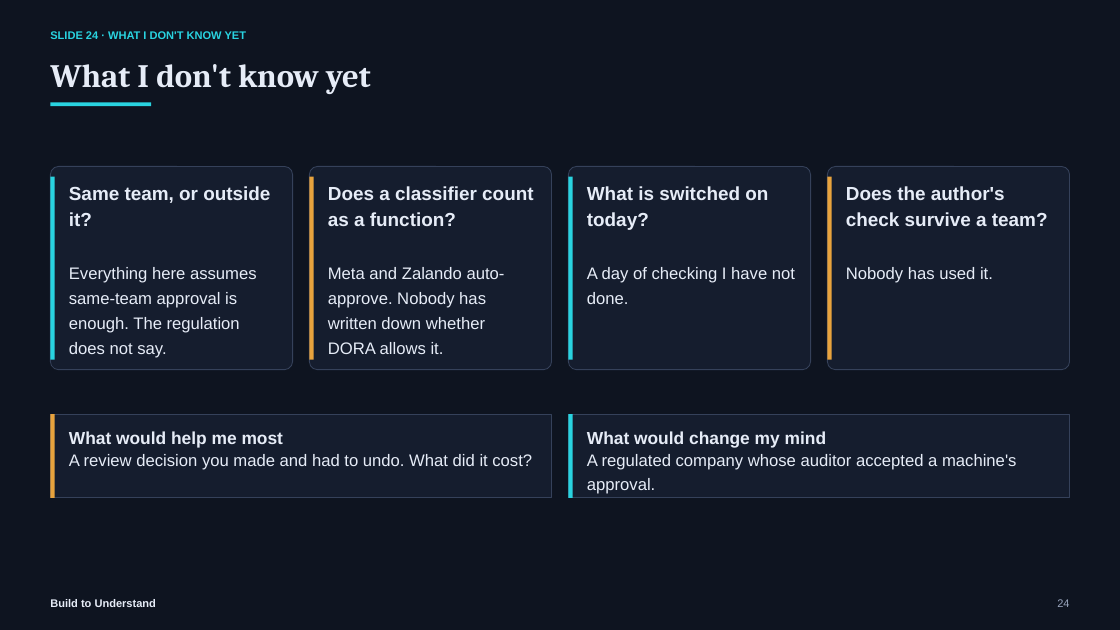
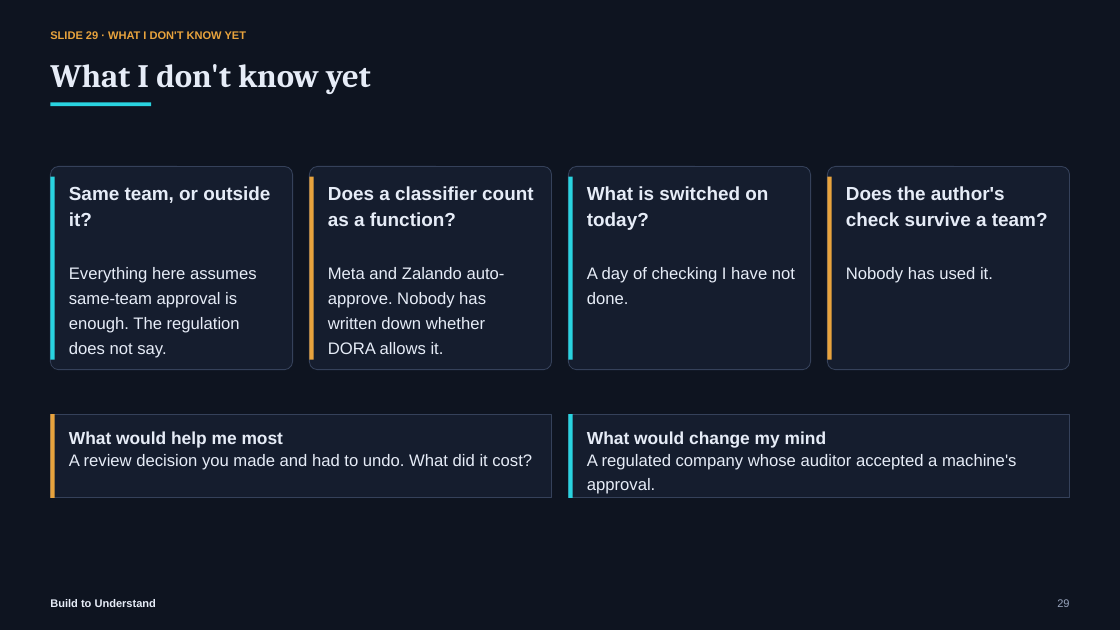
Before and after one commit to svenmalvik/buildtounderstand.org, a slide deck: slide 29 of presentations/what-is-the-second-pair-of-eyes-for.pptx (slide 24 before the commit). Drawn at 1120x630 pixels with LibreOffice and Linux fonts; fonts in the diff are those of the drawing. Boxes give left, top, right and bottom in pixels: in the first picture for what was removed or moved away, otherwise in the second. Text is boxed around its words. In the diff, an @@ line names an element or a change of style, - is before the commit and + after.

```diff
--- a/presentations/what-is-the-second-pair-of-eyes-for.pptx
+++ b/presentations/what-is-the-second-pair-of-eyes-for.pptx
@@ text at (50,31,246,42): text changed; text colour #29D3E0 to #E8A33D @@
-SLIDE 24 · WHAT I DON'T KNOW YET
+SLIDE 29 · WHAT I DON'T KNOW YET
@@ text at (1057,599,1069,607): text changed @@
-24
+29
```
Also in this commit, not shown: 6 other slides changed, 5 slides added, 4 other files.
